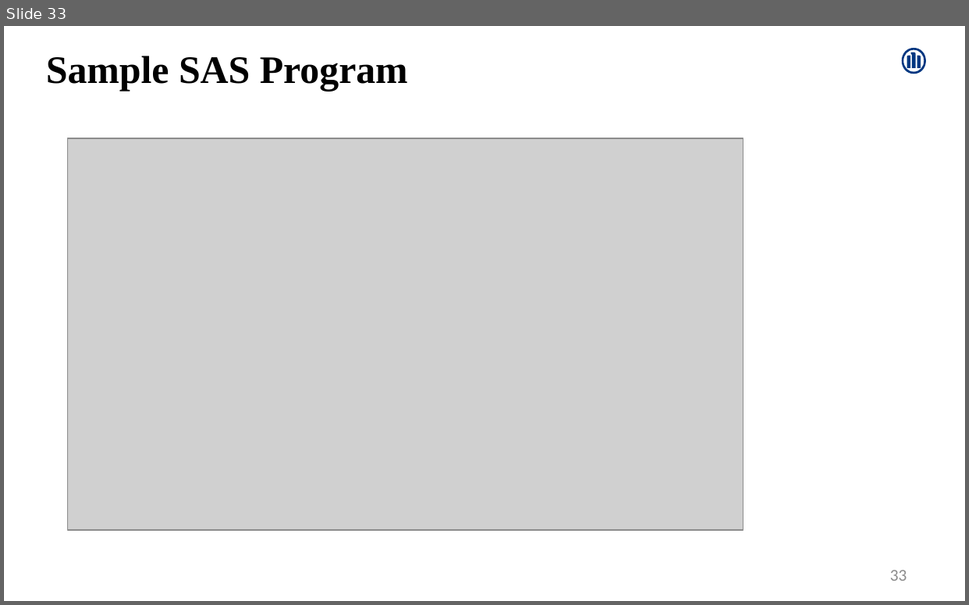
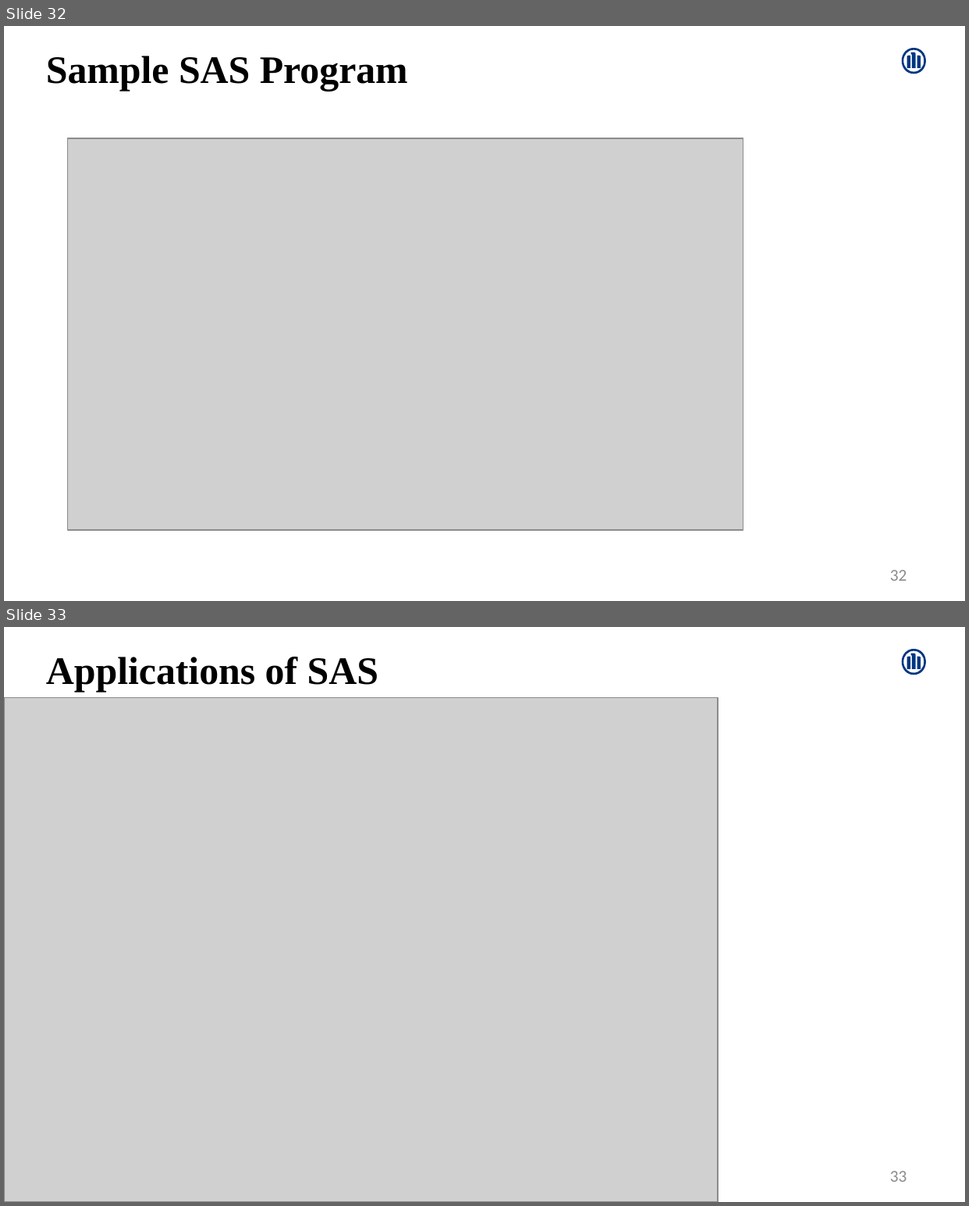
Before and after one commit to Amrutha-Mohan/UpdatedProjects, a slide deck: AmruthaMohan.pptx. Shown one above the other, each under a label of ours: slide 33 before the commit, slides 32 and 33 after it. The pictures are 969x605 and 969x1206 pixels, drawn with LibreOffice and Linux fonts; fonts in the diff are those of the drawing; grey boxes stand for pictures. Boxes give left, top, right and bottom in pixels: in the first picture for what was removed or moved away, otherwise in the second. Text is boxed around its words. In the diff, an @@ line names an element or a change of style, - is before the commit and + after.

```diff
--- a/AmruthaMohan.pptx
+++ b/AmruthaMohan.pptx
@@ slide 33 added at (4, 627, 965, 1202), background #FFFFFF; not listed: 1 template element that a slide beside it also shows @@
@@ text added at (46, 657, 378, 692), 28 pt, text #000000, bold @@
+Applications of SAS
@@ picture added at (4, 698, 718, 1202) @@
@@ page number added at (890, 1171, 907, 1182), 12 pt, text #8C8C8C @@
+33
@@ what was slide 33 is now slide 32 @@
@@ page number at (890, 570, 907, 581): text changed @@
-33
+32
```
Also in this commit, not shown: 7 slides changed, 1 other slide added, 5 slides removed.
